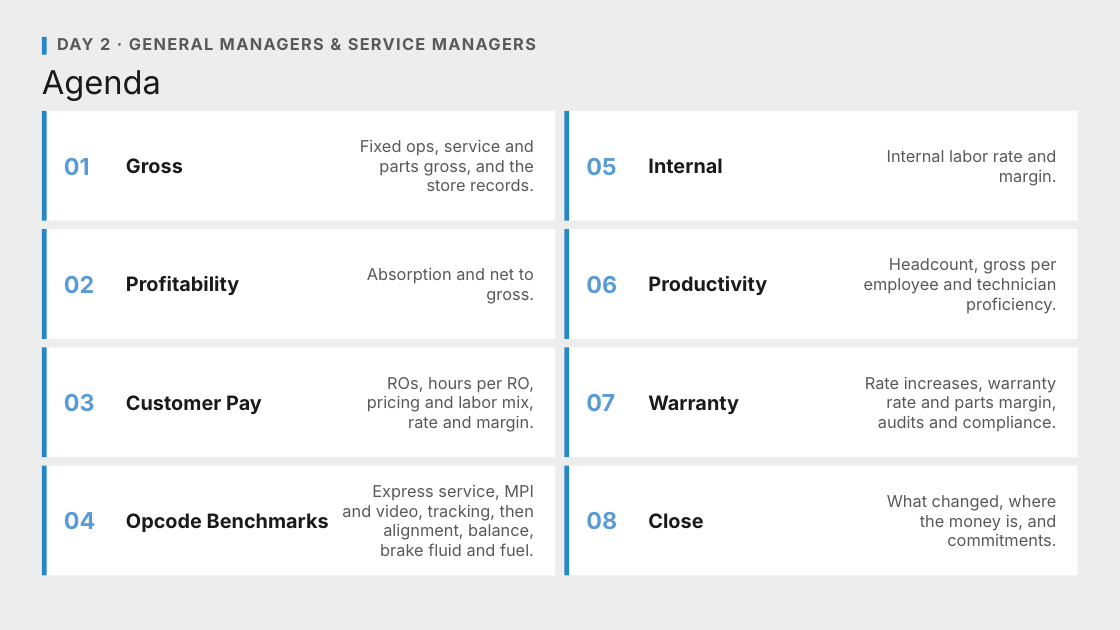
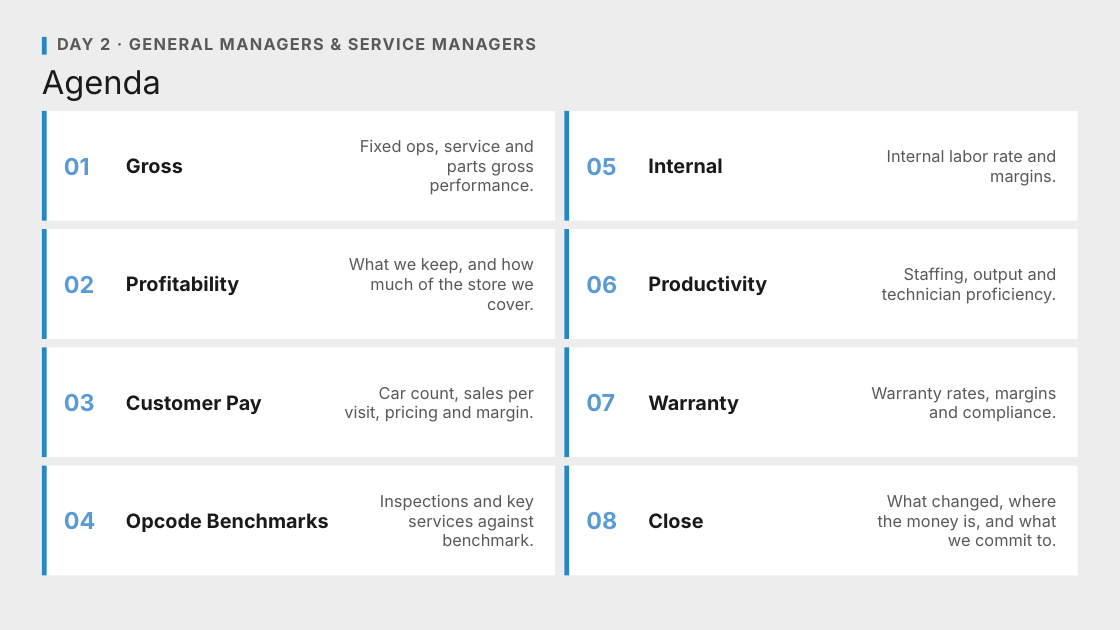
Before and after one commit to Ndresner/Noah, a slide deck: slide 2 of day2-deck/decks/Day 2 Opening - Day 1 Style.pptx. Drawn at 1120x630 pixels with LibreOffice and Linux fonts; fonts in the diff are those of the drawing. Boxes give left, top, right and bottom in pixels: in the first picture for what was removed or moved away, otherwise in the second. Text is boxed around its words. In the diff, an @@ line names an element or a change of style, - is before the commit and + after.

```diff
--- a/day2-deck/decks/Day 2 Opening - Day 1 Style.pptx
+++ b/day2-deck/decks/Day 2 Opening - Day 1 Style.pptx
@@ text at <box>360,140,534,195</box>: text changed @@
-Fixed ops, service and parts gross, and the store records.
+Fixed ops, service and parts gross performance.
@@ text at <box>887,150,1057,186</box>: text changed @@
-Internal labor rate and margin.
+Internal labor rate and margins.
@@ text at <box>349,258,534,310</box>: text changed @@
-Absorption and net to gross.
+What we keep, and how much of the store we cover.
@@ text at <box>882,267,1057,304</box>: text changed @@
-Headcount, gross per employee and technician proficiency.
+Staffing, output and technician proficiency.
@@ text at <box>344,387,534,422</box>: text changed @@
-ROs, hours per RO, pricing and labor mix, rate and margin.
+Car count, sales per visit, pricing and margin.
@@ text at <box>871,387,1057,421</box>: text changed @@
-Rate increases, warranty rate and parts margin, audits and compliance.
+Warranty rates, margins and compliance.
@@ text at <box>380,495,534,546</box>: text changed @@
-Express service, MPI and video, tracking, then alignment, balance, brake fluid and fuel.
+Inspections and key services against benchmark.
@@ text at <box>878,495,1057,546</box>: text changed @@
-What changed, where the money is, and commitments.
+What changed, where the money is, and what we commit to.
```
Also in this commit, not shown: 4 other files.
